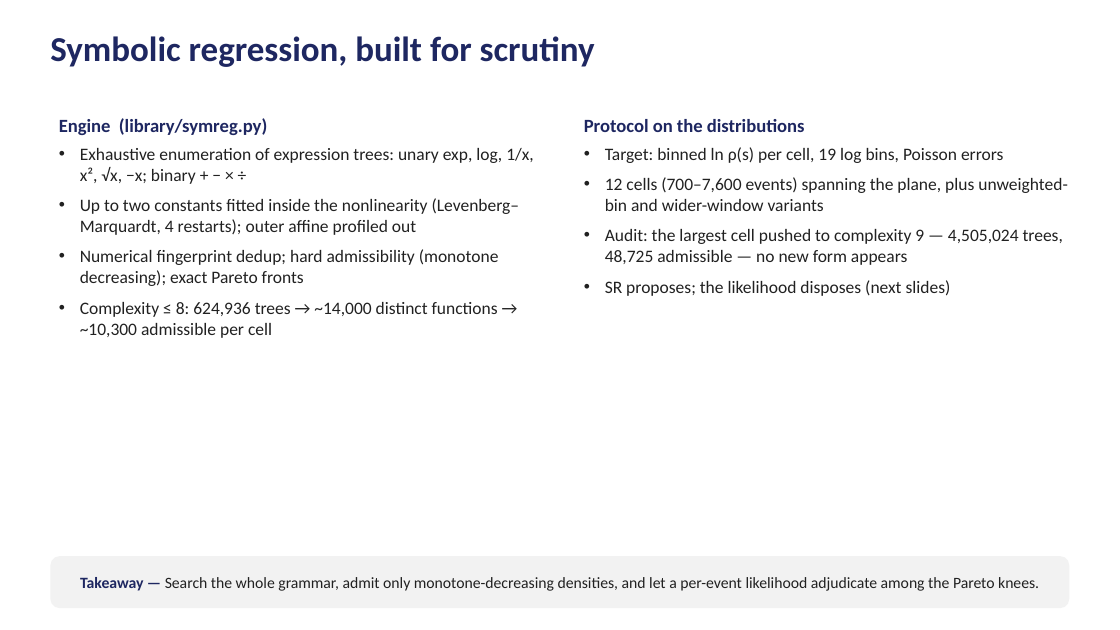
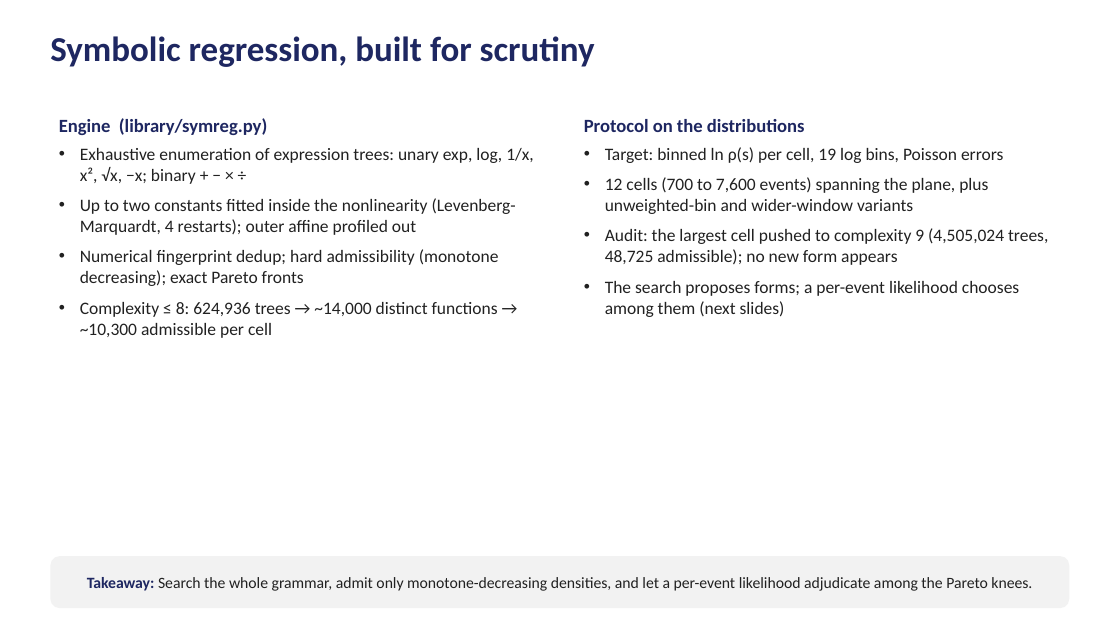
Before and after one commit to Samc73/SEEM, a slide deck: slide 4 of SEEM_project_deck.pptx. Drawn at 1120x630 pixels with LibreOffice and Linux fonts; fonts in the diff are those of the drawing. Boxes give left, top, right and bottom in pixels: in the first picture for what was removed or moved away, otherwise in the second. Text is boxed around its words. In the diff, an @@ line names an element or a change of style, - is before the commit and + after.

```diff
--- a/SEEM_project_deck.pptx
+++ b/SEEM_project_deck.pptx
@@ text at (605, 177, 1048, 317): text changed @@
-• 12 cells (700–7,600 events) spanning the plane, plus unweighted-bin and wider-window variants
-• Audit: the largest cell pushed to complexity 9 — 4,505,024 trees, 48,725 admissible — no new form appears
-• SR proposes; the likelihood disposes (next slides)
+• 12 cells (700 to 7,600 events) spanning the plane, plus unweighted-bin and wider-window variants
+• Audit: the largest cell pushed to complexity 9 (4,505,024 trees, 48,725 admissible); no new form appears
+• The search proposes forms; a per-event likelihood chooses among them (next slides)
@@ text at (80, 198, 516, 235): text changed @@
-• Up to two constants fitted inside the nonlinearity (Levenberg–Marquardt, 4 restarts); outer affine profiled out
+• Up to two constants fitted inside the nonlinearity (Levenberg-Marquardt, 4 restarts); outer affine profiled out
@@ text in rounded rectangle at (87, 577, 1032, 591): text changed @@
-Takeaway — Search the whole grammar, admit only monotone-decreasing densities, and let a per-event likelihood adjudicate among the Pareto knees.
+Takeaway: Search the whole grammar, admit only monotone-decreasing densities, and let a per-event likelihood adjudicate among the Pareto knees.
```
Also in this commit, not shown: 19 other slides changed, 1 other file.
